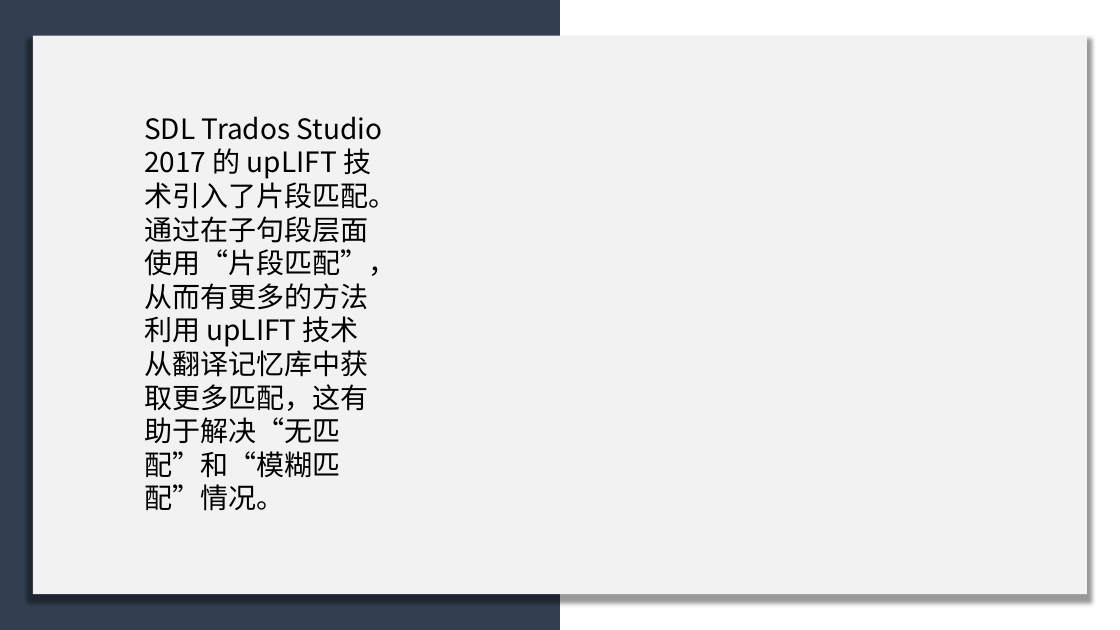
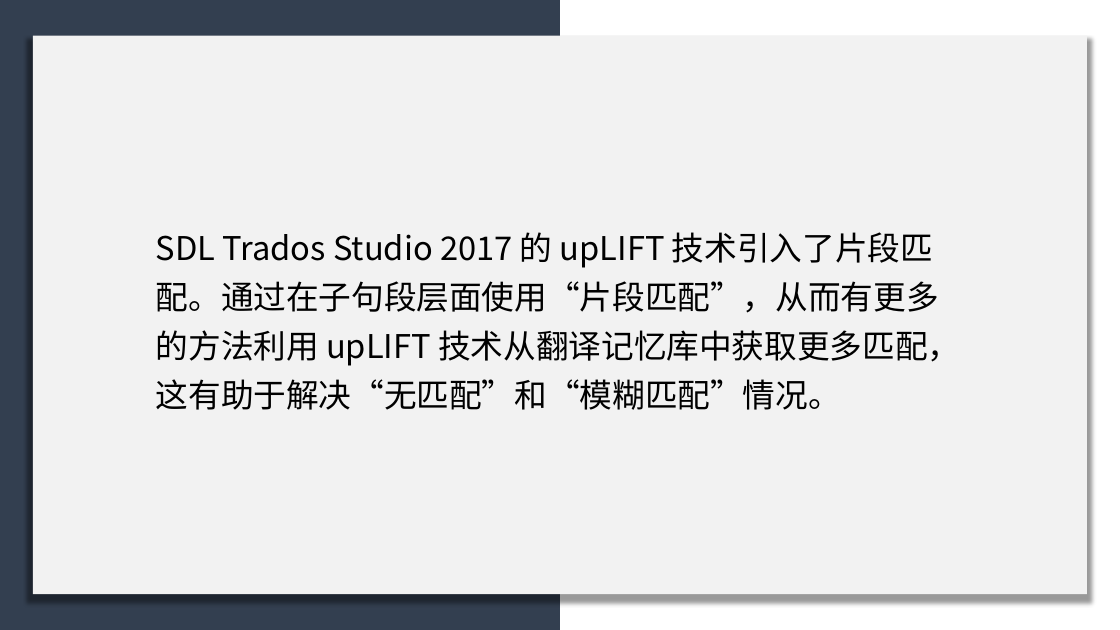
Before and after one commit to licheng0573/RosettaStone, a slide deck: slide 26 of 二组展示_10_24.pptx. Drawn at 1120x630 pixels with LibreOffice and Linux fonts; fonts in the diff are those of the drawing. Boxes give left, top, right and bottom in pixels: in the first picture for what was removed or moved away, otherwise in the second. Text is boxed around its words. In the diff, an @@ line names an element or a change of style, - is before the commit and + after.

```diff
--- a/二组展示_10_24.pptx
+++ b/二组展示_10_24.pptx
@@ text "SDL Trados Studio 2017 的 ...": place and size @@
-text "SDL Trados Studio 2017 的 ..." at [144,116,396,511]
+text "SDL Trados Studio 2017 的 ..." at [156,232,960,410]
@@ text "SDL Trados Studio 2017 的 ..." at [156,232,960,410]: size 24 to 28 pt; line spacing 1 to 1.25 @@
```
Also in this commit, not shown: 6 other slides changed, 3 slides removed, 1 other file.
